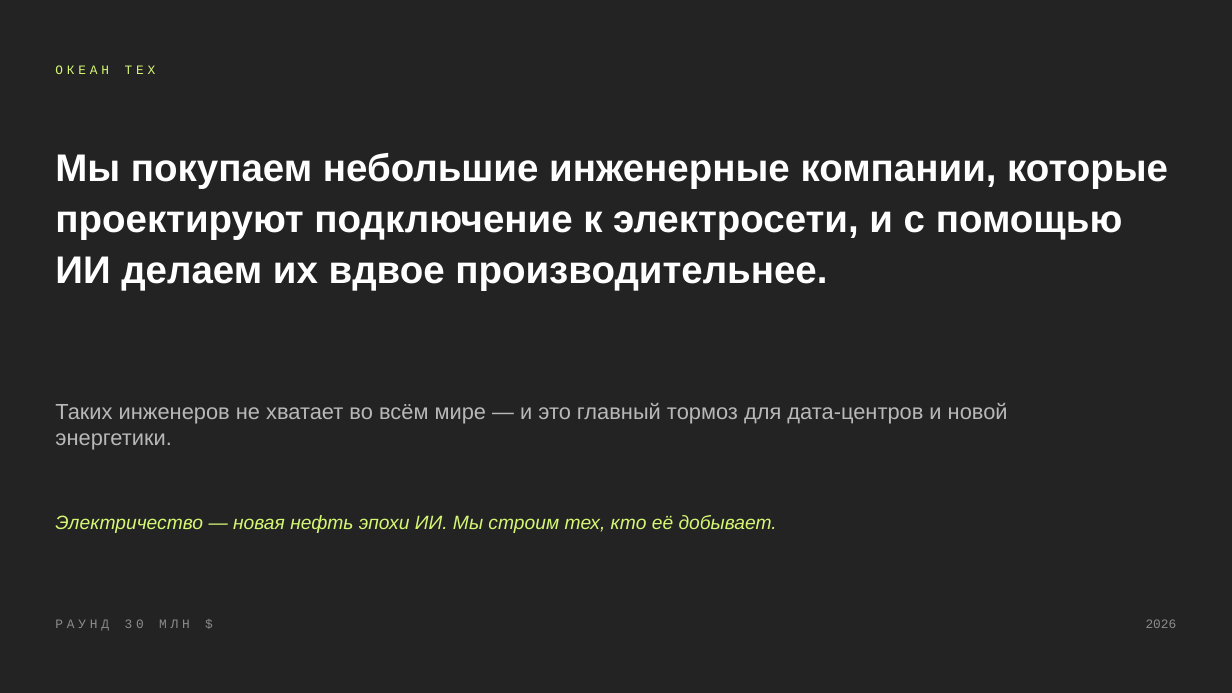
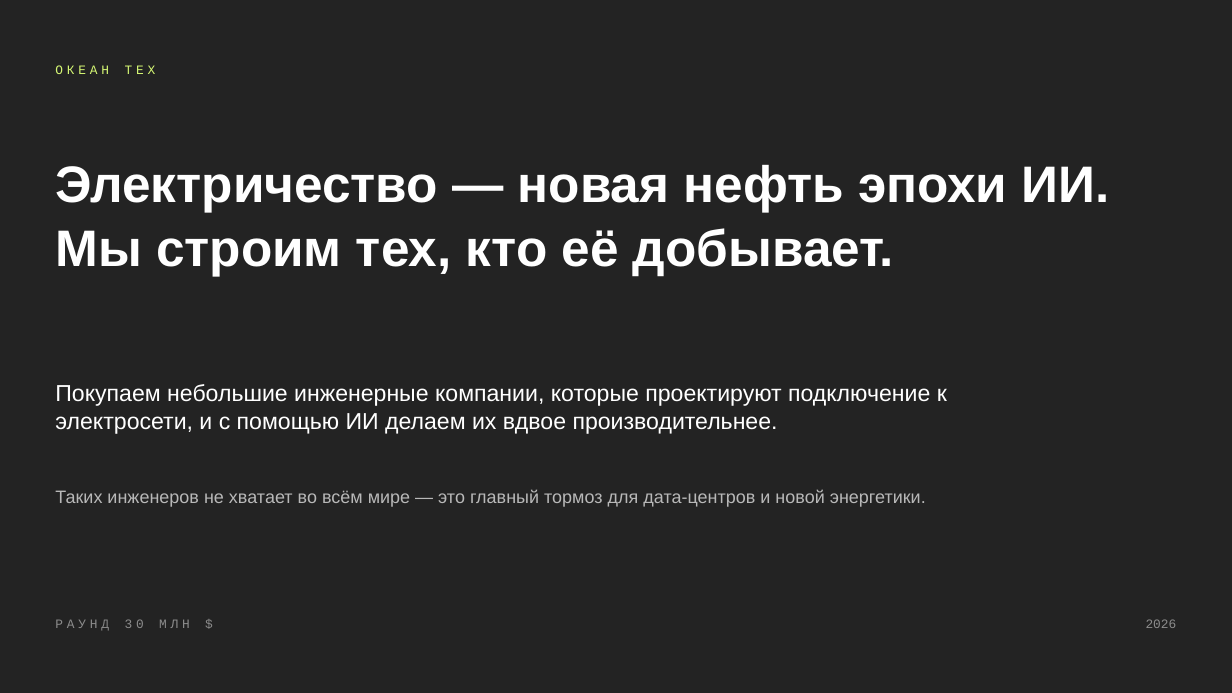
Before and after one commit to komoroshin/research, a slide deck: slide 1 of ai-case-library/research/ventures/grid-plain-deck.pptx. Drawn at 1232x693 pixels with LibreOffice and Linux fonts; fonts in the diff are those of the drawing. Boxes give left, top, right and bottom in pixels: in the first picture for what was removed or moved away, otherwise in the second. Text is boxed around its words. In the diff, an @@ line names an element or a change of style, - is before the commit and + after.

```diff
--- a/ai-case-library/research/ventures/grid-plain-deck.pptx
+++ b/ai-case-library/research/ventures/grid-plain-deck.pptx
@@ text "Электричество — новая нефть эпохи ..." at (55, 164, 1110, 276): vertical alignment middle to top @@
@@ text at (55, 164, 1110, 276): text changed; size 15 to 40 pt; text colour #D5F774 to #FFFFFF; bold on; italic off @@
-Электричество — новая нефть эпохи ИИ. Мы строим тех, кто её добывает.
+Электричество — новая нефть эпохи ИИ.
+Мы строим тех, кто её добывает.
@@ text at (55, 384, 947, 434): text changed; size 30 to 18 pt; bold off @@
-Мы покупаем небольшие инженерные компании, которые проектируют подключение к электросети, и с помощью ИИ делаем их вдвое производительнее.
+Покупаем небольшие инженерные компании, которые проектируют подключение к электросети, и с помощью ИИ делаем их вдвое производительнее.
@@ text at (55, 489, 926, 507): text changed; size 17 to 14 pt @@
-Таких инженеров не хватает во всём мире — и это главный тормоз для дата-центров и новой энергетики.
+Таких инженеров не хватает во всём мире — это главный тормоз для дата-центров и новой энергетики.
```
Also in this commit, not shown: 8 other slides changed, 2 other files.
